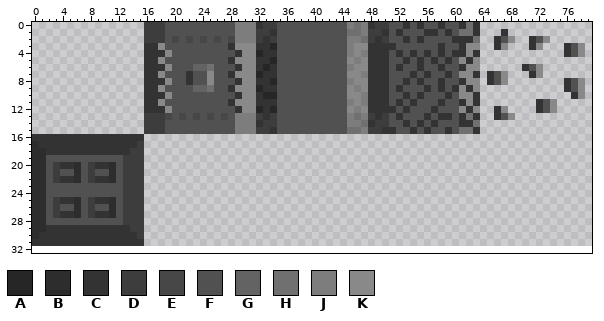
Sprite sheet, stored at sprites/sprBlocking/layers/912e738c-ef5f-4f80-9857-75de7f317b19/07ae51f2-cf6d-4cbc-b078-9407788b6aa1.png. The first picture shows the starting point.
The file is 80x32 pixels. Colours within 5 levels of each other are drawn and written as one. Shown: x 0..79, y 0..32. The old version is drawn lined up with the new one, on the new canvas.
Palette (. is transparent): A #262626  B #2d2d2d  C #333333  D #3d3d3d  E #474747  F #515151  G #636363  H #707070  J #7d7d7d  K #898989
Pixels before (only the part around the change), first column x 0:
 0 ................DDDFFFFFFFFFFJJJCDDFFFFFFFFFFJHJCDDFFCFCFFCFFCHC................
 1 ................DDDFFFFFFFFFFJJJDDCFFFFFFFFFFHHJDDCFCFFFCCFCFHHC...C............
 2 ................DDDFEFEFEFEFEJJJDCDFFFFFFFFFFJJHDCDFFCFCFFFFCCCH..CFK..CFK......
 3 ................CCKFFFFFFFFFCKKKCCAFFFFFFFFFFJKKCCCCFFFFFFCFFCKK..CK...CK...CFK.
 4 ................CCCKFFFFFFFFFCKKACCFFFFFFFFFFJKJCCCFCFCFCFCFCCKC............CFK.
 5 ................CCKFFFFFFFFFCKKKCCAFFFFFFFFFFKJKCCCFFCFCFCFCFKCK................
 6 ................CCCKFFFGGHFFFCKKCACFFFFFFFFFFJKKCCCFCFFCFFCFFCKK......CFK.......
 7 ................CCKFFFCFFKFFCKKKACCFFFFFFFFFFKKJCCCFFFCFCFFCFKKC.CFK...CK.......
 8 ................CCCKFFCFFKFFFCKKCCAFFFFFFFFFFJKKCCCFFCFCFFCFFCKK.CFK........CFK.
 9 ................CCKFFFFGGHFFCKKKACCFFFFFFFFFFKJKCCCFCFFFCFCFCKCK............CFK.
10 ................CCCKFFFFFFFFFCKKCAAFFFFFFFFFFKKJCCCFFCFCFFFCFKKC.............CK.
11 ................CCKFFFFFFFFFCKKKCCCFFFFFFFFFFJKJCCCFCFCFFFCFFCKC........CFK.....
12 ................CCCKFFFFFFFFFCKKACAFFFFFFFFFFKJKCCCCFCFFFCFFFKCK..CK....CFK.....
13 ................DDDEFEFEFEFEFJJJDCDFFFFFFFFFFJHJDCDFCFFFCFCCFCHC..CFK...........
14 ................DDDFFFFFFFFFFJJJCDDFFFFFFFFFFJJHCDDFFCFCFCFFFCCH................
15 ................DDDFFFFFFFFFFJJJDDCFFFFFFFFFFHHJDDCCFFCFCFFCFHHC................
16 CCCCCCCCCCCCCCCC................................................................
17 BCCCCCCCCCCCCCCD................................................................
18 BBCCCCCCCCCCCCDD................................................................
19 BBFFFFFFFFFFFDDD................................................................
20 BBFDCCBFDCCBFDDD................................................................
21 BBFDFFBFDFFBFDDD................................................................
22 BBFDCCBFDCCBFDDD................................................................
23 BBFFFFFFFFFFFDDD................................................................
24 BBFFFFFFFFFFFDDD................................................................
25 BBFDCCBFDCCBFDDD................................................................
26 BBFDFFBFDFFBFDDD................................................................
27 BBFDCCBFDCCBFDDD................................................................
28 BBFFFFFFFFFFFDDD................................................................
29 BBCCCCCCCCCCCCDD................................................................
30 BCCCCCCCCCCCCCCD................................................................
31 CCCCCCCCCCCCCCCC................................................................
32 ................................................................................
The same view after the edit:
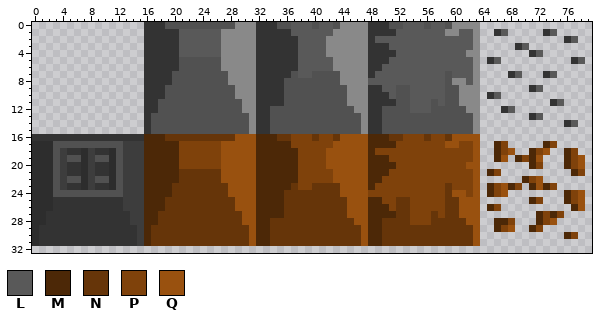
Colours new in this view: L #595959  M #4c2807  N #663509  P #7f420b  Q #99510f
Change:
canvas 80x32 -> 80x48
Changed rows in their new state; - is an unchanged pixel.
first column x 0:
 0 ----------------CCC----------KKK-CC--LLL-LL-KKKK-CC--LLL-LL-KKKK---------------
 1 ----------------CCCCCLLLLLLKKKKKCC-CCLLLLLLKKKKKCC-CLLLLLLLKKLLK--CL-----CL----
 2 ----------------CCCCCLLLLLLKKKKKC-CCCCLLLLKKKKKKCLLLLLLLLLLLLLLK--...--...--CL-
 3 ------------------CCCLLLLLLKK-----CCCCLLLLKKKK-----LLLLLLLLLLLL---..-CL..---...
 4 -------------------CCLLLLLLKKK--C--CCCLLLLKKKK-K---CLLLLLLLLLL-K-------CL---...
 5 ------------------CCC------KK-----CCCCLLLLLKK-K----LLLLLLLLLLLL--CL----------CL
 6 -------------------CC--FFF-KKK---C-CCCLLLLLKKK----LLLLLLLLLLLLL-------...------
 7 ------------------CC--F--F--K---C--CC-LL----K--K-LLLLLLLLLLFLLLK-...CL-..CL----
 8 -------------------C--F--F--KK----CC--------KK--LLLLLLLLLLL-KKL--...--------...
 9 ------------------C----FFF--F---C--C----------K---LLF-LLLLL-F-K--------CL---...
10 -------------------F---------K---CCC-----------K---L-FLLLLLF---K-CL----------..
11 ------------------F---------FF-----C---------K-K---CF-LLL-L--K-K--------..CL---
12 ------------------FF---------F--C-F----------FK---FF-FLLLF---FK---.CL---...----
13 ----------------CFFF-F-F-F-F-FFKC-F----------FFKC-F-F---F-FF-FFK--...--CL------
14 ----------------CFF----------FFK-CF----------FFK-CF--F-F-F---FFK------------CL-
15 ----------------CFF----------FFKCCF----------FFKCCFF--F-F--F-FFK---------------
16 ----------------MMMNNNNNNNNNNQQQMMMNNPPPNPPNQQQQMMMNNPPPNPPNQQQQ---------------
17 -BBFFFFFFFFFFDD-MMMMMPPPPPPQQQQQMMMMMPPPPPPQQQQQMMMMPPPPPPPQQPPQ--MP-----MP----
18 --BFD--BD--BFD--MMMMMPPPPPPQQQQQMMMMMMPPPPQQQQQQMPPPPPPPPPPPPPPQ--MPQ--MPQ--MP-
19 --B-D--BD--B----MMMMMPPPPPPQQQQQMMMMMMPPPPQQQQQQMMMPPPPPPPPPPPPQ--MQ-MPMQ---MPQ
20 --BFD-CB--------MMMMMPPPPPPQQQQQMMMMMMPPPPQQQQQQMMMMPPPPPPPPPPQQ-------MP---MPQ
21 --BFDCCB-CC-----MMMMMNNNNNNQQQQQMMMMMMPPPPPQQQQQMMMPPPPPPPPPPPPQ-MP----------MP
22 --BFDFFB-FF-----MMMMMNNNNNNQQQQQMMMMMMPPPPPQQQQQMMPPPPPPPPPPPPPQ------MPQ------
23 --B-DCCBDCCB----MMMMNNNNNNNNQQQQMMMMMNPPNNNNQQQQMPPPPPPPPPPNPPPQ-MPQMP-MQMP----
24 --B-------------MMMMNNNNNNNNQQQQMMMMNNNNNNNNQQQQPPPPPPPPPPPNQQPQ-MPQ--------MPQ
25 --BC--CCC--CC---MMMNNNNNNNNNNQQQMMMMNNNNNNNNNQQQMMPPNNPPPPPNNQQQ-------MP---MPQ
26 --BCCCCCCCCCC---MMMNNNNNNNNNNQQQMMMMNNNNNNNNNQQQMMMPNNPPPPPNNQQQ-MP----------MQ
27 --CC--CCC--CCC--MMNNNNNNNNNNNNQQMMMMNNNNNNNNNQQQMMMMNNPPPNPNNQQQ--------MPMP---
28 --CCCCCCCCCCCC--MMNNNNNNNNNNNNQQMMNNNNNNNNNNNNQQMMNNNNPPPNNNNNQQ--MMP---MPQ----
29 -C------------C-MNNNNNNNNNNNNNNQMMNNNNNNNNNNNNNQMMNNNNNNNNNNNNNQ--MPQ--MP------
30 ----------------MNNNNNNNNNNNNNNQMMNNNNNNNNNNNNNQMMNNNNNNNNNNNNNQ------------MP-
31 B--------------DMNNNNNNNNNNNNNNQMMNNNNNNNNNNNNNQMMNNNNNNNNNNNNNQ---------------
